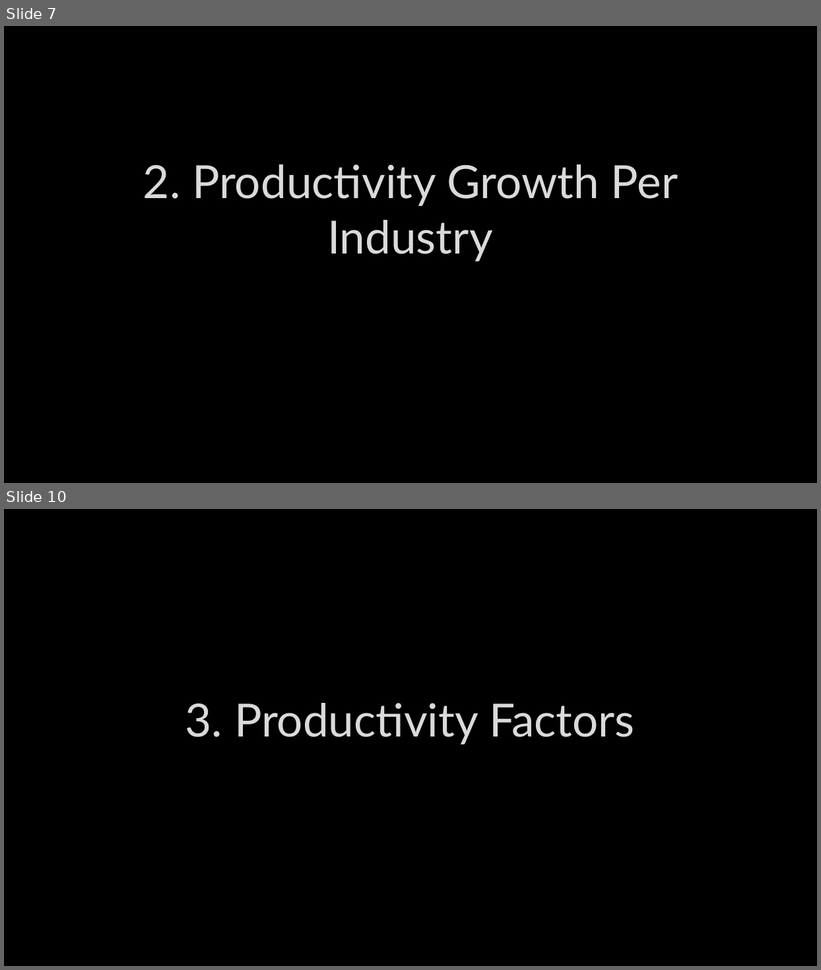
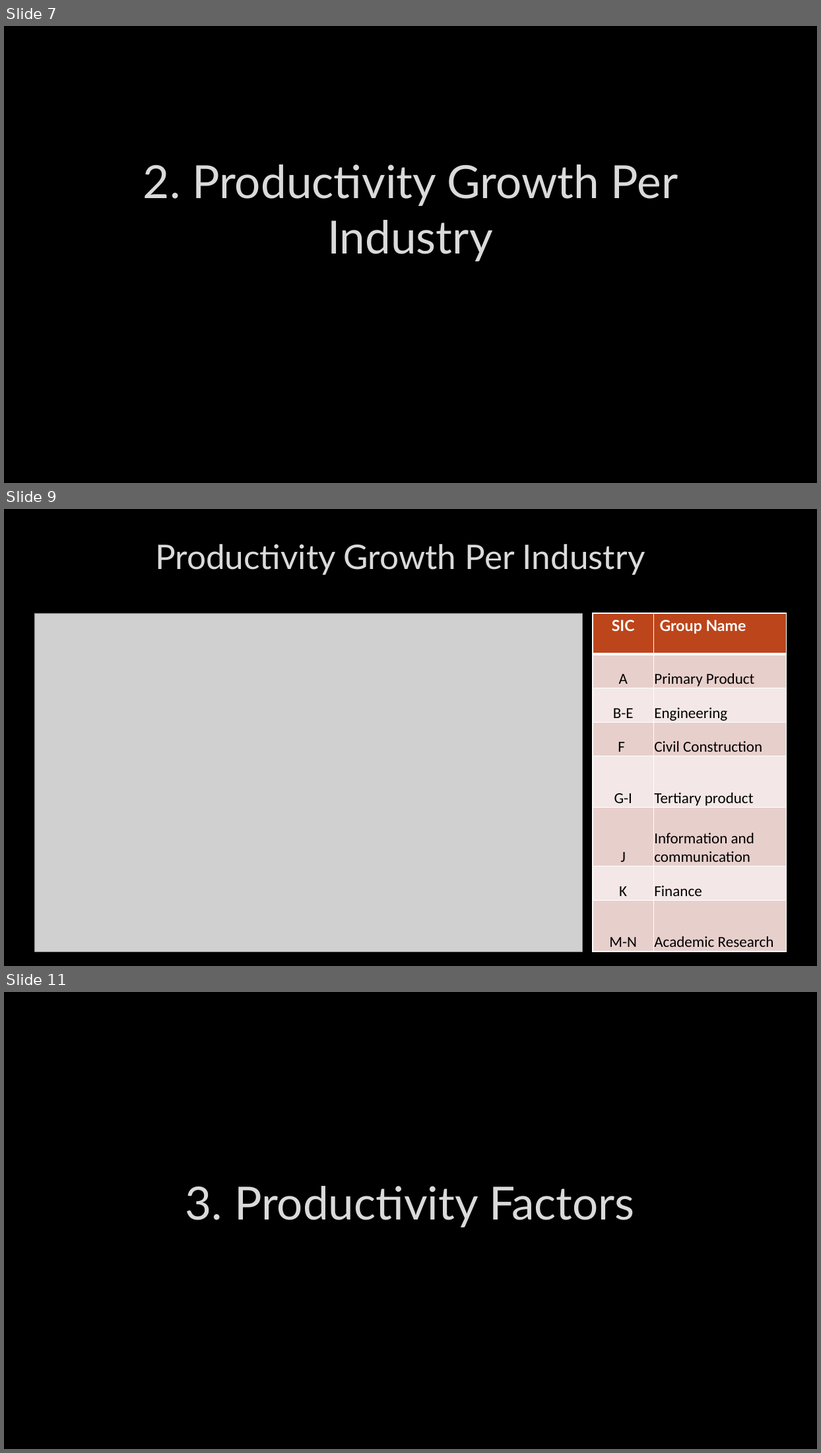
Before and after one commit to kanghinlee/Data-Projects, a slide deck: deloitte_productivity_project/presentation/New Microsoft PowerPoint Presentation.pptx. Shown one above the other, each under a label of ours: slides 7 and 10 before the commit, slides 7, 9 and 11 after it; the slides between them are not shown. The pictures are 821x970 and 821x1453 pixels, drawn with LibreOffice and Linux fonts; fonts in the diff are those of the drawing; grey boxes stand for pictures; background and template pictures are left out. Boxes give left, top, right and bottom in pixels: in the first picture for what was removed or moved away, otherwise in the second. Text is boxed around its words. In the diff, an @@ line names an element or a change of style, - is before the commit and + after.

```diff
--- a/deloitte_productivity_project/presentation/New Microsoft PowerPoint Presentation.pptx
+++ b/deloitte_productivity_project/presentation/New Microsoft PowerPoint Presentation.pptx
@@ slide 9 added at [4, 509, 817, 966], background picture (left out) @@
@@ title added at [155, 544, 646, 575], 40 pt, text #DADADA @@
+Productivity Growth Per Industry
@@ picture added at [34, 613, 582, 952] @@
@@ table added at [593, 613, 787, 955], 8 rows, 2 columns @@
+SIC | Group Name
+A | Primary Product
+B-E | Engineering
+F | Civil Construction
+G-I | Tertiary product
+J | Information and communication
+K | Finance
+M-N | Academic Research
@@ what was slide 10 is now slide 11 @@
```
Also in this commit, not shown: 5 slides changed, 1 other slide added, 2 other files.
